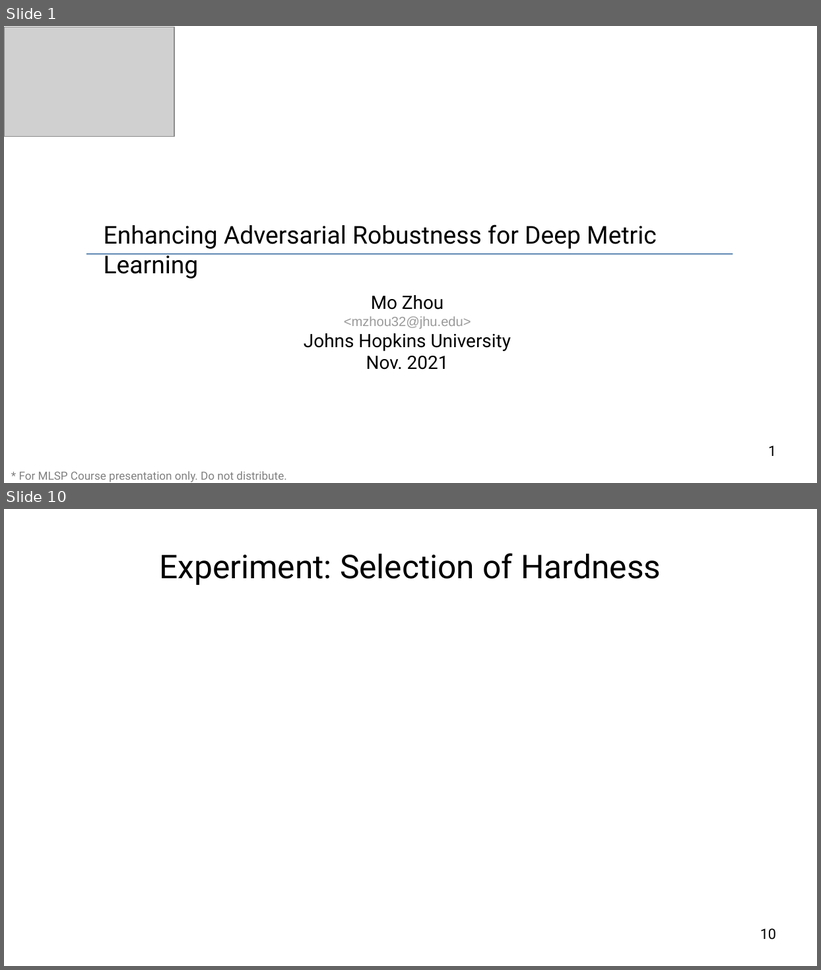
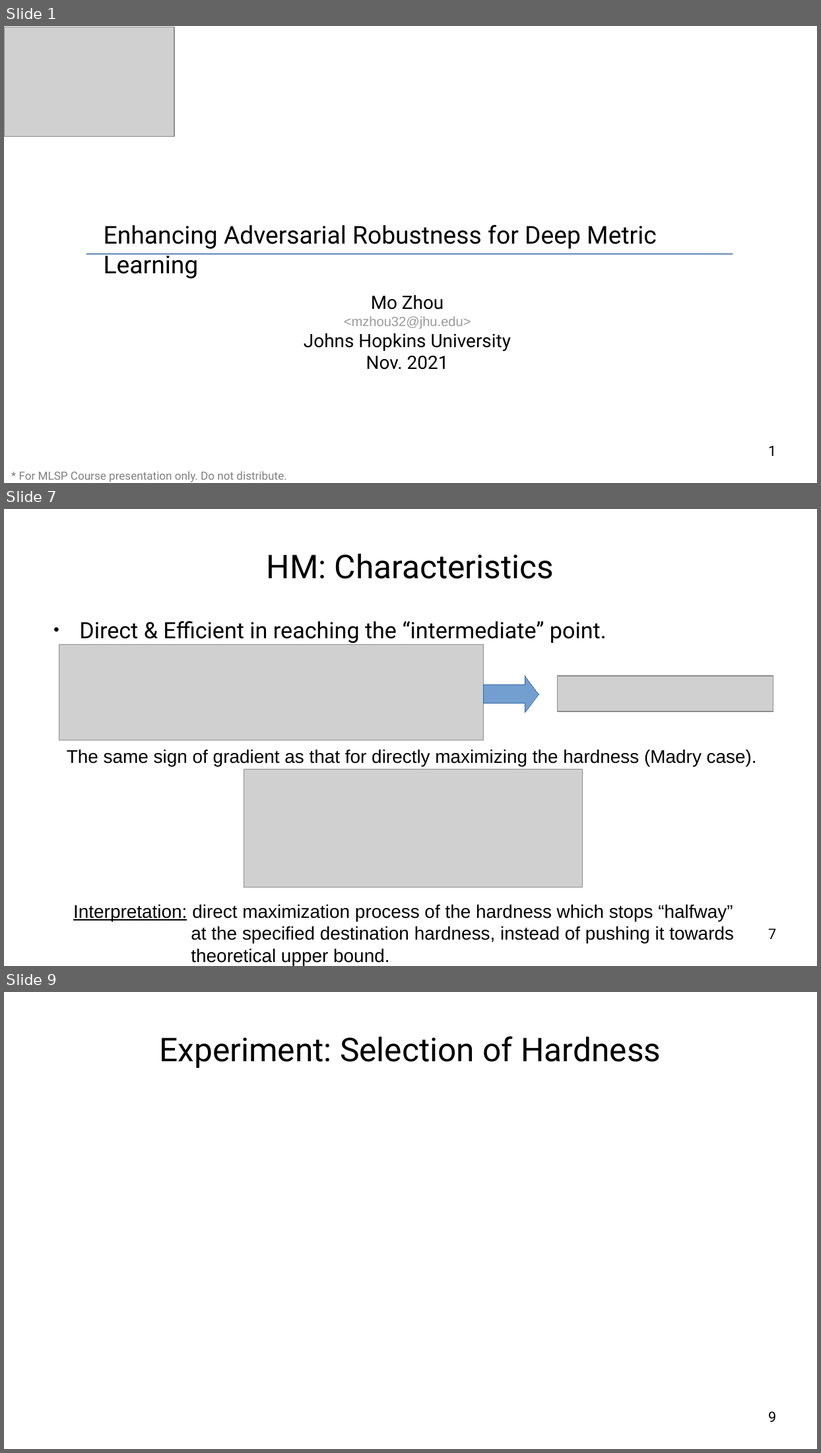
Before and after one commit to cdluminate/robdml, a slide deck: slides/slides.odp. Shown one above the other, each under a label of ours: slides 1 and 10 before the commit, slides 1, 7 and 9 after it; the slides between them are not shown. The pictures are 821x970 and 821x1453 pixels, drawn with LibreOffice and Linux fonts; fonts in the diff are those of the drawing; grey boxes stand for pictures. Boxes give left, top, right and bottom in pixels: in the first picture for what was removed or moved away, otherwise in the second. Text is boxed around its words. In the diff, an @@ line names an element or a change of style, - is before the commit and + after.

```diff
--- a/slides/slides.odp
+++ b/slides/slides.odp
@@ slide 7 added at <box>4,509,817,966</box>, background #FFFFFF @@
@@ title added at <box>267,553,554,579</box>, 32 pt, text #000000 @@
+HM: Characteristics
@@ text added at <box>79,621,607,643</box>, 22 pt, text #000000 @@
+● Direct & Efficient in reaching the “intermediate” point.
@@ picture added at <box>59,645,484,740</box> @@
@@ right arrow added at <box>484,676,539,713</box>, fill #729FCF, outline #3465A4 0 pt @@
@@ picture added at <box>557,676,774,711</box> @@
@@ text added at <box>67,749,757,766</box>, 18 pt, text #000000 @@
+The same sign of gradient as that for directly maximizing the hardness (Madry case).
@@ picture added at <box>244,770,582,888</box> @@
@@ text added at <box>73,904,734,966</box>, 18 pt, text #000000 @@
+Interpretation: direct maximization process of the hardness which stops “halfway”
+at the specified destination hardness, instead of pushing it towards
+theoretical upper bound.
@@ page number added at <box>768,929,776,939</box>, 14 pt, text #000000 @@
+7
@@ what was slide 10 is now slide 9 @@
@@ page number at <box>768,1412,776,1422</box>: text changed @@
-10
+9
```
Also in this commit, not shown: 6 other slides added, 8 slides removed.
